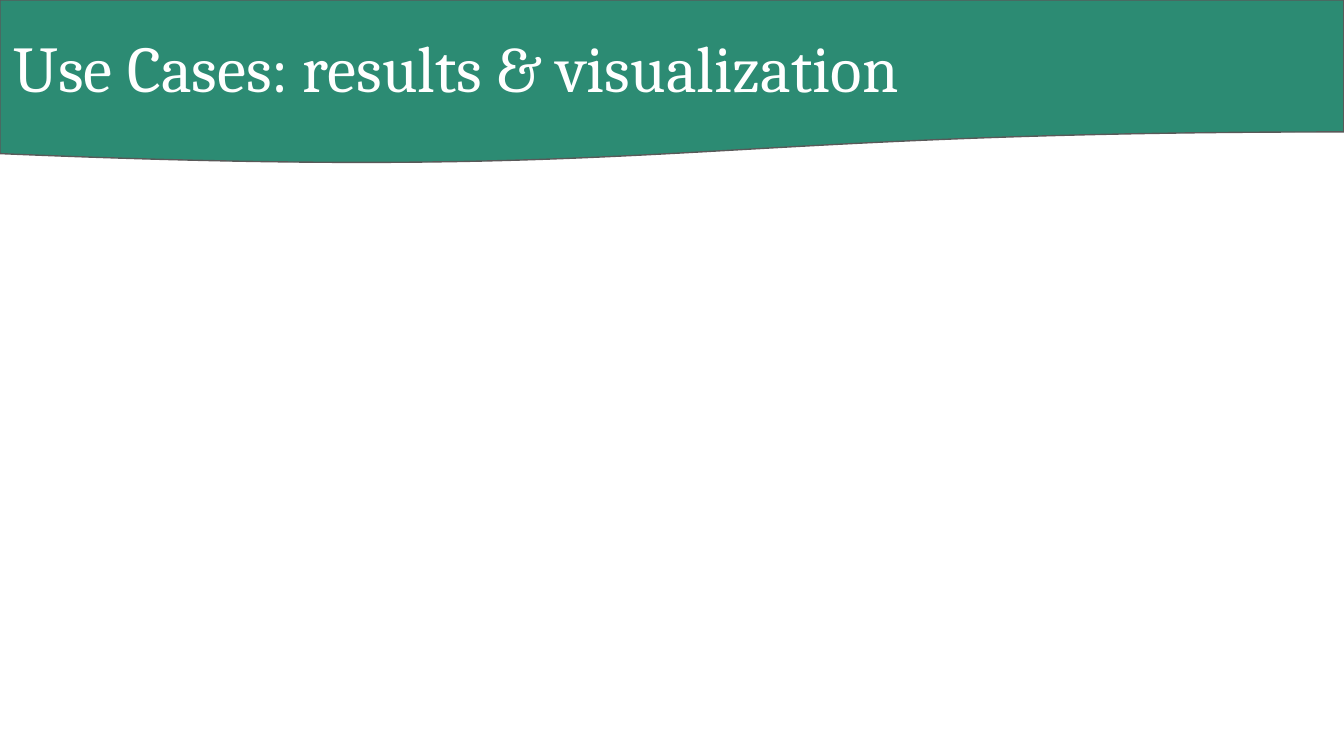
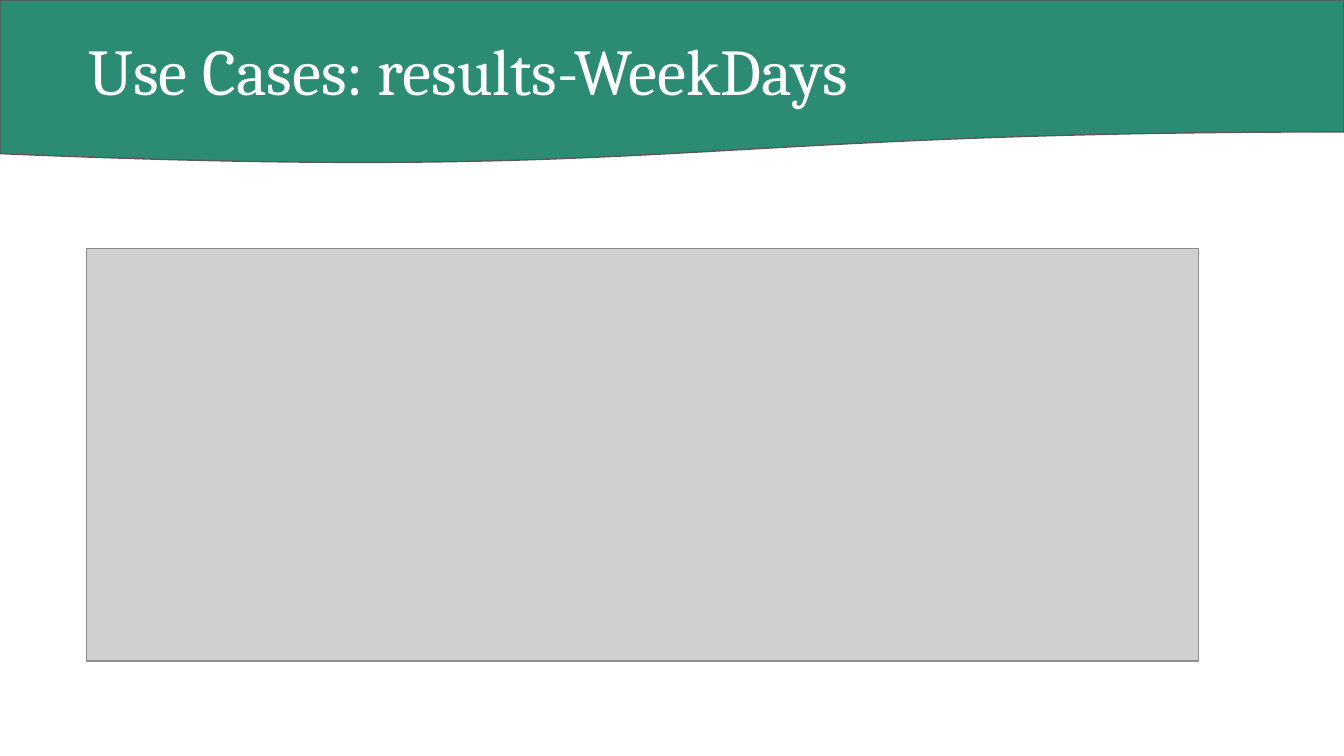
Before and after one commit to AhmedEltaba5/Anomaly_Detection_IOT_ITI, a slide deck: slide 14 of Anomaly Detection Presentation.pptx. Drawn at 1344x756 pixels with LibreOffice and Linux fonts; fonts in the diff are those of the drawing; grey boxes stand for pictures. Boxes give left, top, right and bottom in pixels: in the first picture for what was removed or moved away, otherwise in the second. Text is boxed around its words. In the diff, an @@ line names an element or a change of style, - is before the commit and + after.

```diff
--- a/Anomaly Detection Presentation.pptx
+++ b/Anomaly Detection Presentation.pptx
@@ text at [88,49,848,110]: text changed @@
-Use Cases: results & visualization
+Use Cases: results-WeekDays
@@ picture added at [86,249,1198,661] @@
```
Also in this commit, not shown: 8 slides added, 2 slides removed, 1 other file.
